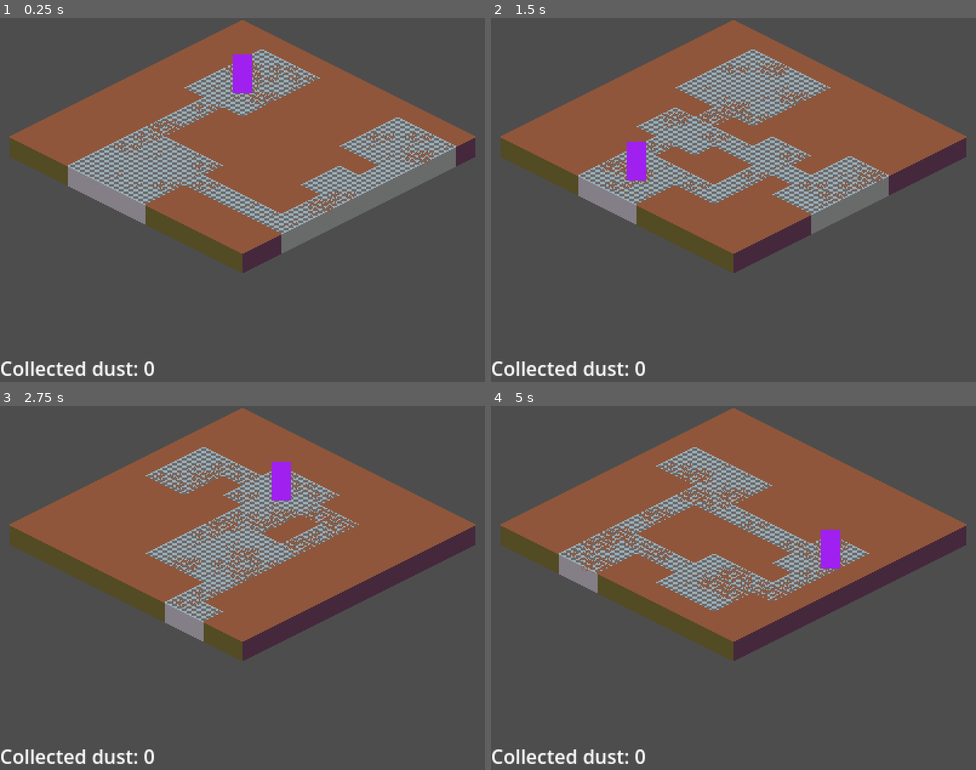
Above: before the commit, frames 1-4 (two rows, left to right).
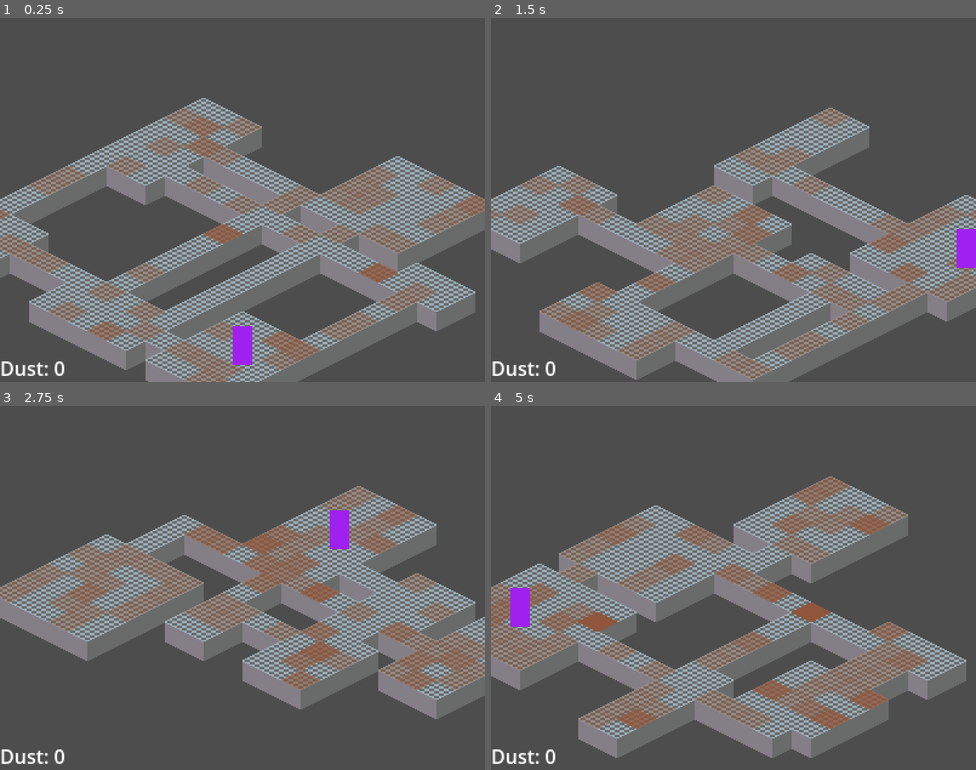
Above: after the commit, the same moments.

Repository: Ruulul/The-Duster
Game: Godot game, scene res://Components/building_generator.tscn
The game is run twice, just before and just after one commit, with the same random seed, the same clock (stepped at 60 frames per second) and the same inputs.
Inputs (mouse positions are in pixels of both pictures, inside the frame that each line leads up to):
- Up to frame 1 (0.25 s): no input
- Up to frame 2 (1.5 s): move the mouse to (840, 181) at 0.52 s; hold R (refresh) 0.53-1.28 s; move the mouse to (636, 218) at 1.27 s; tap R (refresh) at 1.35 s
- Up to frame 3 (2.75 s): move the mouse to (291, 507) at 2.02 s; press the mouse at (291, 507) at 2.03 s; tap R (refresh) at 2.3 s
- Up to frame 4 (5 s): move the mouse to (709, 660) at 2.77 s; release the mouse at (709, 660) at 2.78 s; tap R (refresh) at 2.85, 4.55 s; move the mouse to (879, 642) at 3.52 s; hold R (refresh) 3.53-4.28 s; move the mouse to (588, 533) at 4.27 s; click (588, 533) at 4.35 s

The runs differ from the first frame. In frame 1, 60% of the frame differs, in the area x 0-100%, y 0-100%; in frame 2, 63%; in frame 3, 52%; in frame 4, 58%.

Commit message:
better dust! room generation bug fix!

Diff:
--- a/Components/Duster.gd
+++ b/Components/Duster.gd
@@ -60,10 +60,10 @@
 			neighboors_tiles.append(current_tile_coords)
 
 			for coords in neighboors_tiles:
-				var new_atlas_coords = get_new_dirt_atlas_coords(coords)
-				if map.get_cell_atlas_coords(Building.RoomMapLayers.Dirt, coords) != new_atlas_coords:
+				var new_dirt_tile = get_new_dirt_tile(coords)
+				if map.get_cell_alternative_tile(Building.RoomMapLayers.Dirt, coords) != new_dirt_tile:
 					collected_dust += 1
-				map.set_cell(Building.RoomMapLayers.Dirt, coords, 0, new_atlas_coords)
+				map.set_cell(Building.RoomMapLayers.Dirt, coords, 0, Building.dirt, new_dirt_tile)
 
 			Dust.add(collected_dust)
 
@@ -78,10 +78,10 @@
 	velocity = global_position.direction_to(navigation_agent.get_next_path_position()) * speed * 32.0
 	move_and_slide()
 
-func get_new_dirt_atlas_coords(coords):
-	var current_dirt = map.get_cell_atlas_coords(Building.RoomMapLayers.Dirt, coords)
+func get_new_dirt_tile(coords):
+	var current_dirt = map.get_cell_alternative_tile(Building.RoomMapLayers.Dirt, coords)
 	var previous_dirt_index = Building.dirt_levels.find(current_dirt) - 1
-	var previous_dirt = Vector2i(-1, -1)
+	var previous_dirt = -1
 	if previous_dirt_index >= 0:
 		previous_dirt = Building.dirt_levels[previous_dirt_index]
 	return previous_dirt
--- a/Components/building.gd
+++ b/Components/building.gd
@@ -21,7 +21,8 @@
 var dust_rate
 var _decay
 # Atlas positions of the 4 dirt levels
-const dirt_levels = [Vector2i(2, 2), Vector2i(4, 2), Vector2i(2, 3), Vector2i(4, 3)]
+const dirt = Vector2i(2, 2)
+const dirt_levels = [3, 2, 1, 0]
 const dirt_multiplier = 20
 enum RoomMapLayers {
 	Ground = 0,
@@ -54,7 +55,7 @@
 			return map.get_cell_tile_data(RoomMapLayers.Ground, point).get_custom_data('dirtness') > 0
 	)
 	var chosen_cell = ground.pick_random()
-	var previous_dirt = map.get_cell_atlas_coords(RoomMapLayers.Dirt, chosen_cell)
+	var previous_dirt = map.get_cell_alternative_tile(RoomMapLayers.Dirt, chosen_cell)
 	# the find returns -1 if it is not there, thus with the +1 it puts the dirt at the first stage
 	var next_dirt = dirt_levels[
 			min(
@@ -62,6 +63,6 @@
 					dirt_levels.size() - 1
 				)
 		]
-	map.set_cell(RoomMapLayers.Dirt, chosen_cell, 0, next_dirt)
+	map.set_cell(RoomMapLayers.Dirt, chosen_cell, 0, dirt, next_dirt)
 	if _decay > 0:
 		get_tree().create_timer(1.0/(dust_rate * get_parent().rooms_count)).timeout.connect(dirt_loop)
--- a/Components/building_generator.gd
+++ b/Components/building_generator.gd
@@ -3,13 +3,20 @@
 
 @export var rooms_count = 3
 @export var Duster: PackedScene
+@export var image_width = 12
+@export var image_height = 12
+@export var min_length = 2
+@export var max_length = 6
+var random_len = 0: get = _get_random_size
+var size = 0 : get = _get_size
 
+func _get_size():
+	return image_width * image_height
+func _get_random_size():
+	return randi_range(min_length, max_length)
 
 const max_depth = 10
 static var tile_size = 16
-static var image_width = 12
-static var image_height = 12
-static var size = image_width * image_height
 static var to_isometric = Transform2D(Vector2(1, 0.5), Vector2(-1, 0.5), Vector2(0, 0))
 
 @onready var map = $Building/RoomMap as TileMap
@@ -34,11 +41,11 @@
 	var generated_map = Image.create_from_data(image_width, image_height, false, Image.FORMAT_L8, pixels)
 
 	while rooms.size() < rooms_count:
-		var width = randi_range(2, 4)
-		var height = randi_range(2, 4)
+		var width = random_len
+		var height = random_len
 		var coords = find_coords_for(generated_map, width, height)
 		if (!coords):
-			rooms.pop_back()
+			generated_map.fill_rect(rooms.pop_back(), Color.BLACK)
 			continue
 		var room_rect = Rect2i(coords as Vector2i, Vector2i(width, height))
 		rooms.append(room_rect)
@@ -67,7 +74,7 @@
 	for pixel in generated_map.get_data():
 		var x = i % image_width
 		var y = i / image_height
-		var ground = Vector2(0, 0) if pixel == 255 else Vector2(0, 2)
+		var ground = Vector2(0, 0) if pixel == 255 else Vector2(-1, -1) #Vector2(0, 2)
 		map.set_cell(
 				Building.RoomMapLayers.Ground,
 				map.local_to_map(to_isometric * Vector2(x, y) * tile_size),
--- a/Components/building_generator.tscn
+++ b/Components/building_generator.tscn
@@ -7,8 +7,10 @@
 [node name="BuildingGenerator" type="Node2D"]
 position = Vector2(200, 10)
 script = ExtResource("1_5mw7e")
-rooms_count = 4
+rooms_count = 6
 Duster = ExtResource("2_q2qfh")
+image_width = 20
+image_height = 20
 
 [node name="Building" parent="." instance=ExtResource("3_hr354")]
 initial_dust_rate = 3
--- a/Components/dust.gd
+++ b/Components/dust.gd
@@ -3,22 +3,31 @@
 signal update(new_dust: int)
 
 var dust: int = 0
+var max_dust: int = 100
 
 func _ready():
 	update.connect(func (new_dust):
-		$VBoxContainer/Label.text = 'Collected dust: %s' % new_dust
+		$VBoxContainer/Label.text = 'Dust: %s' % new_dust
 	)
 	update.emit(dust)
 
-func add(increase):
+func add(increase: int) -> void:
 	dust += increase
 	update.emit(dust)
 
-func remove(decrease):
+func maybe_add(increase: int) -> void:
+	if dust + increase <= max_dust:
+		dust += increase
+		update.emit(dust)
+
+func remove(decrease: int) -> void:
 	dust -= decrease
 	update.emit(dust)
 
-func maybe_remove(decrease):
+func maybe_remove(decrease: int) -> void:
 	if dust - decrease >= 0:
 		dust -= decrease
 		update.emit(dust)
+
+func is_full() -> bool:
+	return not dust <= max_dust
--- a/Components/room_map.tscn
+++ b/Components/room_map.tscn
@@ -35,10 +35,6 @@
 2:0/0 = 0
 2:0/0/physics_layer_0/linear_velocity = Vector2(0, 0)
 2:0/0/physics_layer_0/angular_velocity = 0.0
-3:0/size_in_atlas = Vector2i(2, 2)
-3:0/0 = 0
-3:0/0/physics_layer_0/linear_velocity = Vector2(0, 0)
-3:0/0/physics_layer_0/angular_velocity = 0.0
 0:2/size_in_atlas = Vector2i(2, 2)
 0:2/next_alternative_id = 2
 0:2/0 = 0
@@ -51,21 +47,26 @@
 0:2/1/physics_layer_0/angular_velocity = 0.0
 0:2/1/physics_layer_0/polygon_0/points = PackedVector2Array(0, -8, -16, 0, 0, 8, 16, 0)
 2:2/size_in_atlas = Vector2i(2, 1)
+2:2/next_alternative_id = 4
 2:2/0 = 0
 2:2/0/physics_layer_0/linear_velocity = Vector2(0, 0)
 2:2/0/physics_layer_0/angular_velocity = 0.0
-4:2/size_in_atlas = Vector2i(2, 1)
-4:2/0 = 0
-4:2/0/physics_layer_0/linear_velocity = Vector2(0, 0)
-4:2/0/physics_layer_0/angular_velocity = 0.0
-2:3/size_in_atlas = Vector2i(2, 1)
-2:3/0 = 0
-2:3/0/physics_layer_0/linear_velocity = Vector2(0, 0)
-2:3/0/physics_layer_0/angular_velocity = 0.0
-4:3/size_in_atlas = Vector2i(2, 1)
-4:3/0 = 0
-4:3/0/physics_layer_0/linear_velocity = Vector2(0, 0)
-4:3/0/physics_layer_0/angular_velocity = 0.0
+2:2/1 = 1
+2:2/1/modulate = Color(1, 1, 1, 0.784314)
+2:2/1/physics_layer_0/linear_velocity = Vector2(0, 0)
+2:2/1/physics_layer_0/angular_velocity = 0.0
+2:2/2 = 2
+2:2/2/modulate = Color(1, 1, 1, 0.588235)
+2:2/2/physics_layer_0/linear_velocity = Vector2(0, 0)
+2:2/2/physics_layer_0/angular_velocity = 0.0
+2:2/3 = 3
+2:2/3/modulate = Color(1, 1, 1, 0.392157)
+2:2/3/physics_layer_0/linear_velocity = Vector2(0, 0)
+2:2/3/physics_layer_0/angular_velocity = 0.0
+4:0/size_in_atlas = Vector2i(2, 2)
+4:0/0 = 0
+4:0/0/physics_layer_0/linear_velocity = Vector2(0, 0)
+4:0/0/physics_layer_0/angular_velocity = 0.0
 
 [sub_resource type="TileSet" id="TileSet_h2u6v"]
 tile_shape = 1
Binary file changed: ASSets/atlas.ase
Binary file changed: ASSets/atlas.png
Binary file added: ASSets/mite-bunny-concept-art.ase
Not shown, changed: README.md
